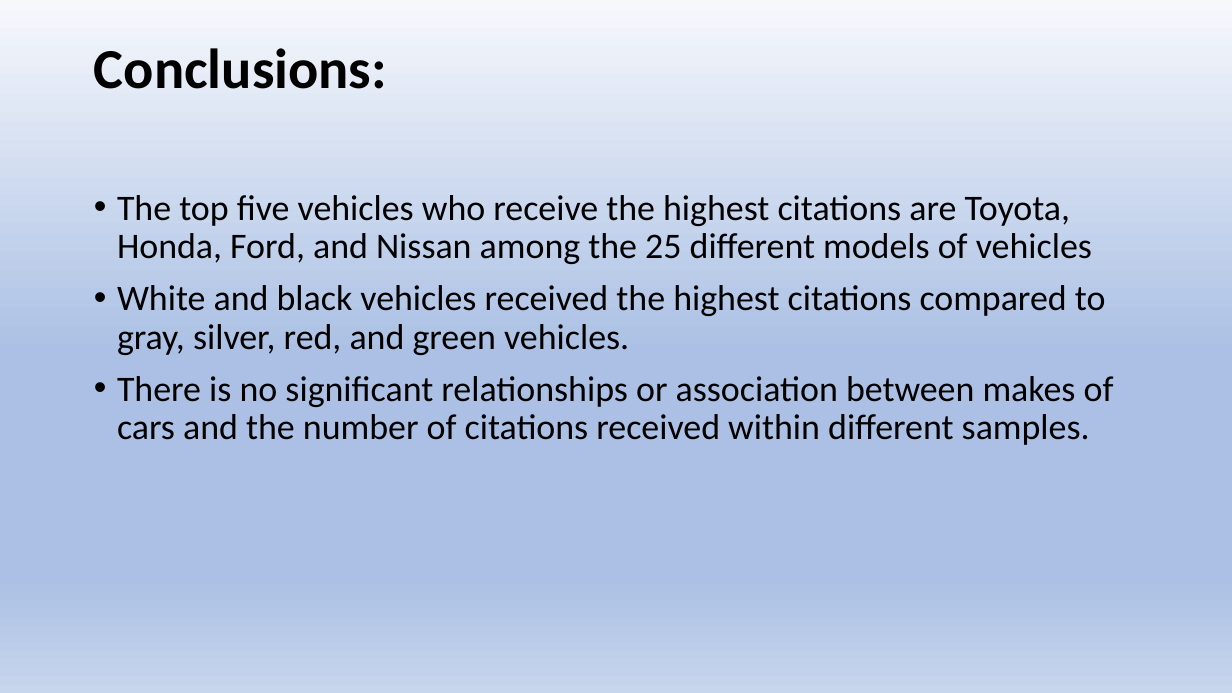
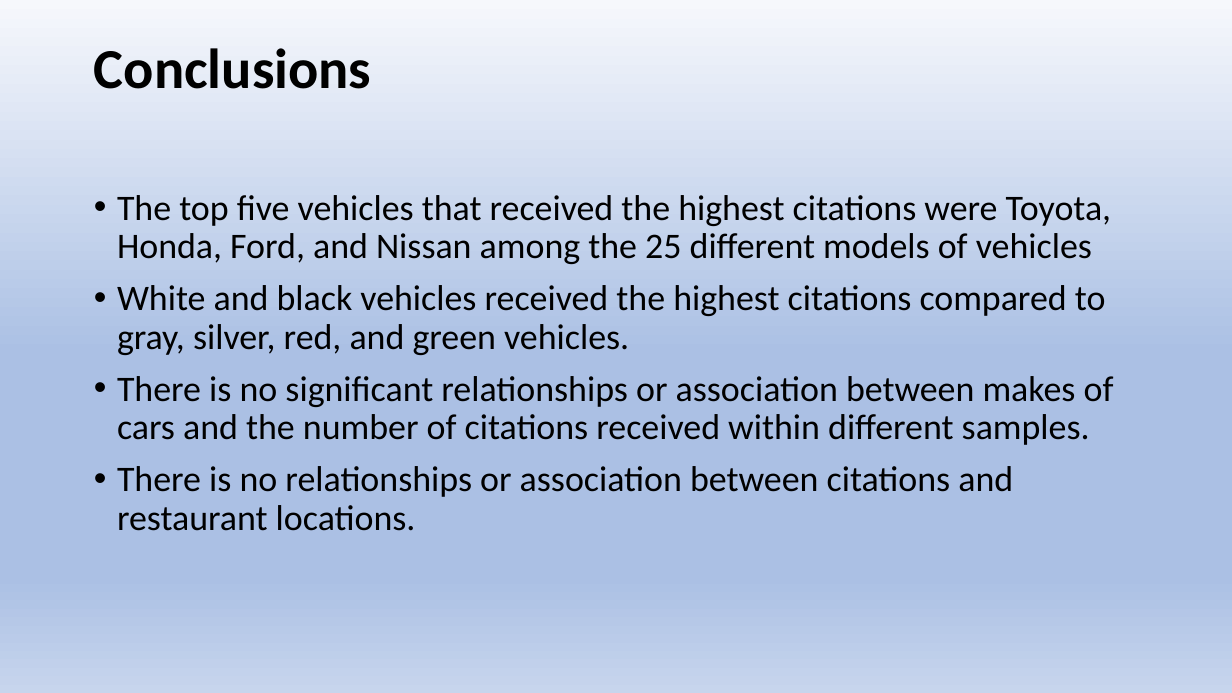
Before and after one commit to chele0630/Team3_Project1, a slide deck: slide 20 of Citation_Py_PPT.pptx. Drawn at 1232x693 pixels with LibreOffice and Linux fonts; fonts in the diff are those of the drawing. Boxes give left, top, right and bottom in pixels: in the first picture for what was removed or moved away, otherwise in the second. Text is boxed around its words. In the diff, an @@ line names an element or a change of style, - is before the commit and + after.

```diff
--- a/Citation_Py_PPT.pptx
+++ b/Citation_Py_PPT.pptx
@@ title at (94, 48, 371, 89): text changed @@
-Conclusions:
+Conclusions
@@ text at (117, 195, 1111, 264): text changed @@
-• The top five vehicles who receive the highest citations are Toyota, Honda, Ford, and Nissan among the 25 different models of vehicles
+• The top five vehicles that received the highest citations were Toyota, Honda, Ford, and Nissan among the 25 different models of vehicles
@@ text at (117, 466, 1013, 531): paragraph added @@
+• There is no relationships or association between citations and restaurant locations.
```
Also in this commit, not shown: 7 other slides changed, 3 other files.
